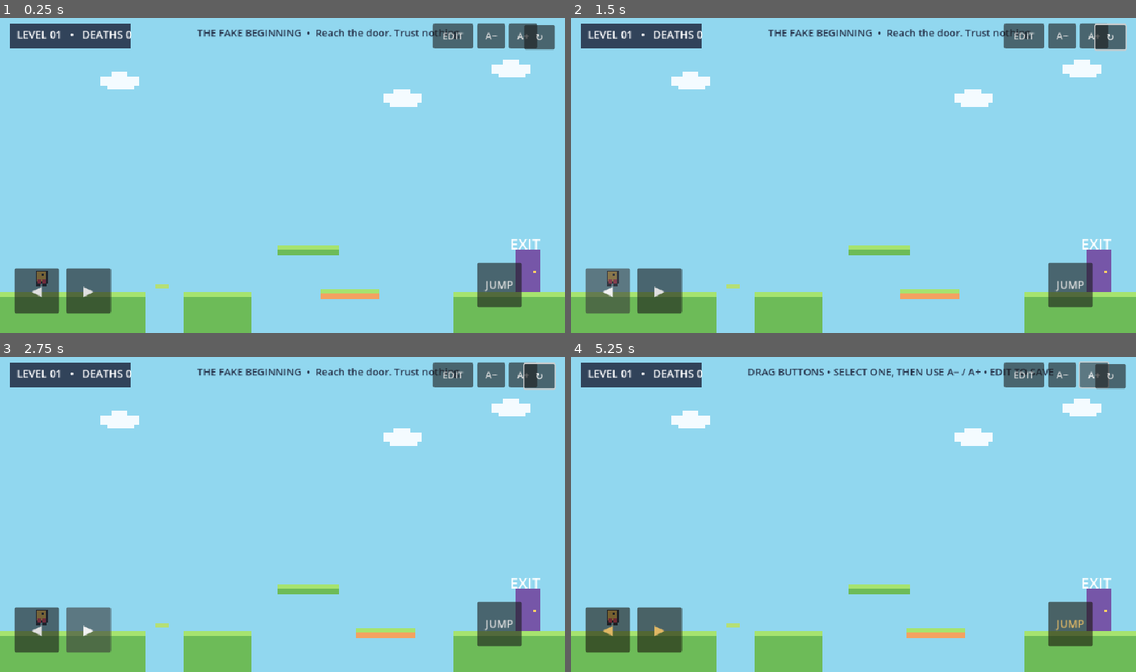
Above: before the commit, frames 1-4 (two rows, left to right).
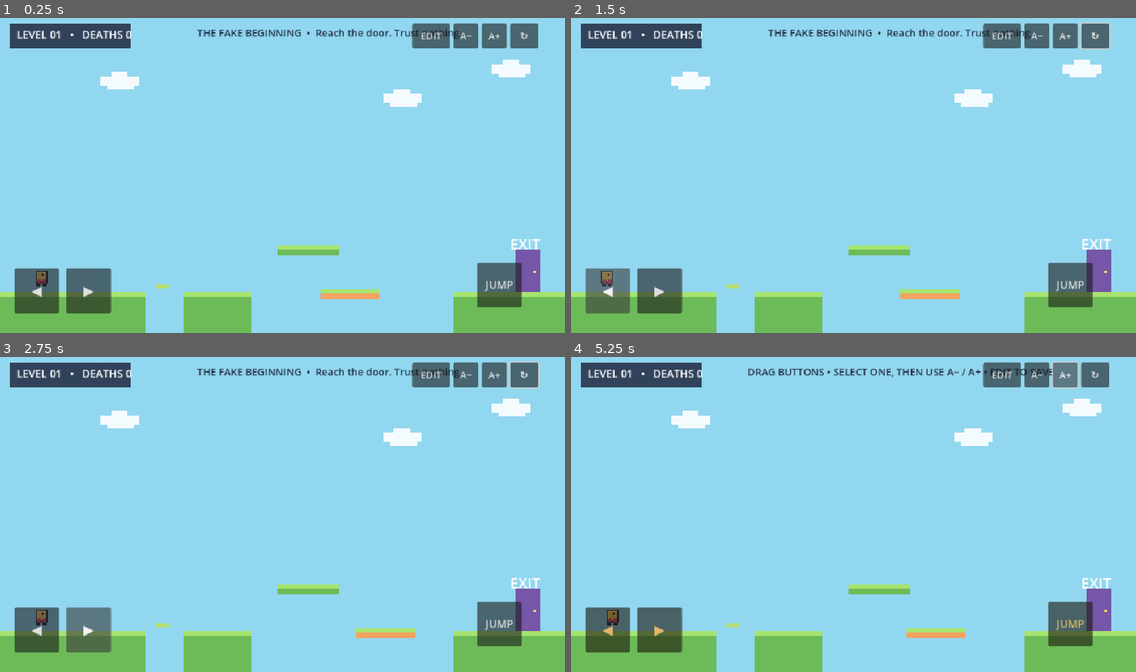
Above: after the commit, the same moments.

Repository: ishak6/PixelQuest-2D
Game: Godot game, scene res://scenes/main.tscn
Two runs of this game, one before a commit and one after it. Both use one fixed random seed, a clock stepped at 60 frames per second and the inputs below.
Inputs:
- Up to frame 1 (0.25 s): no input
- Up to frame 2 (1.5 s): click "↻" at 0.5 s; click "◀" at 1.25 s
- Up to frame 3 (2.75 s): click "▶" at 2 s
- Up to frame 4 (5.25 s): click "JUMP" at 2.75 s; click "EDIT" at 3.5 s; click "A−" at 4.25 s; click "A+" at 5 s

The runs differ from the first frame. In frame 1, 1.1% of the frame differs, in the area x 72-99%, y 1-11%; in frame 2, 1.3%, in the area x 5-99%, y 1-86%; in frame 3, 1.2%; in frame 4, 1.2%.

Commit message:
Add multi-touch controls and separate overlapping UI buttons

Diff:
--- a/scripts/main.gd
+++ b/scripts/main.gd
@@ -30,6 +30,7 @@
 var dragging_control := ""
 var drag_offset := Vector2.ZERO
 var control_config := ConfigFile.new()
+var touch_points: Dictionary = {}
 
 func _ready() -> void:
     _setup_input()
@@ -57,10 +58,42 @@
     if not is_instance_valid(player):
         return
     player.move_input = float(right_held) - float(left_held)
+    player.touch_control_active = left_held or right_held or jump_held
     if player.global_position.y > 650:
         _player_died()
     if player.global_position.x > 910 and player.global_position.y < 460:
         _win_level()
+
+func _input(event: InputEvent) -> void:
+    # Track each finger independently for simultaneous Android touch controls.
+    if event is InputEventScreenTouch:
+        if event.pressed:
+            touch_points[event.index] = event.position
+        else:
+            touch_points.erase(event.index)
+        _refresh_touch_controls()
+    elif event is InputEventScreenDrag and touch_points.has(event.index):
+        touch_points[event.index] = event.position
+        _refresh_touch_controls()
+
+func _refresh_touch_controls() -> void:
+    var active_actions := {"move_left": false, "move_right": false, "jump": false}
+    for point in touch_points.values():
+        for action in control_buttons:
+            var button: Button = control_buttons[action]
+            if button.get_global_rect().has_point(point):
+                active_actions[action] = true
+    var any_control_active: bool = active_actions["move_left"] or active_actions["move_right"] or active_actions["jump"]
+    if control_edit_mode:
+        any_control_active = false
+    left_held = active_actions["move_left"] and not control_edit_mode
+    right_held = active_actions["move_right"] and not control_edit_mode
+    var next_jump: bool = active_actions["jump"] and not control_edit_mode
+    if next_jump and not jump_held and is_instance_valid(player):
+        player.jump_requested = true
+    jump_held = next_jump
+    if is_instance_valid(player):
+        player.touch_control_active = any_control_active
 
 func _setup_input() -> void:
     for action in ["move_left", "move_right", "jump", "restart"]:
@@ -238,26 +271,26 @@
     _touch_button("JUMP", Vector2(810, 420), "jump")
     var edit_button := Button.new()
     edit_button.text = "EDIT"
-    edit_button.position = Vector2(735, 14)
-    edit_button.size = Vector2(68, 42)
+    edit_button.position = Vector2(700, 14)
+    edit_button.size = Vector2(64, 42)
     edit_button.pressed.connect(_toggle_control_editor)
     ui_layer.add_child(edit_button)
     var smaller := Button.new()
     smaller.text = "A−"
-    smaller.position = Vector2(810, 14)
-    smaller.size = Vector2(48, 42)
+    smaller.position = Vector2(770, 14)
+    smaller.size = Vector2(42, 42)
     smaller.pressed.connect(func(): _resize_selected_control(-8.0))
     ui_layer.add_child(smaller)
     var larger := Button.new()
     larger.text = "A+"
-    larger.position = Vector2(864, 14)
-    larger.size = Vector2(48, 42)
+    larger.position = Vector2(818, 14)
+    larger.size = Vector2(42, 42)
     larger.pressed.connect(func(): _resize_selected_control(8.0))
     ui_layer.add_child(larger)
     var restart_button := Button.new()
     restart_button.text = "↻"
-    restart_button.position = Vector2(890, 16)
-    restart_button.size = Vector2(52, 42)
+    restart_button.position = Vector2(866, 14)
+    restart_button.size = Vector2(48, 42)
     restart_button.pressed.connect(_restart_level)
     ui_layer.add_child(restart_button)
 
@@ -393,6 +426,9 @@
     left_held = false
     right_held = false
     jump_held = false
+    touch_points.clear()
+    if is_instance_valid(player):
+        player.touch_control_active = false
     if reset_deaths:
         deaths = 0
     if is_instance_valid(player):
